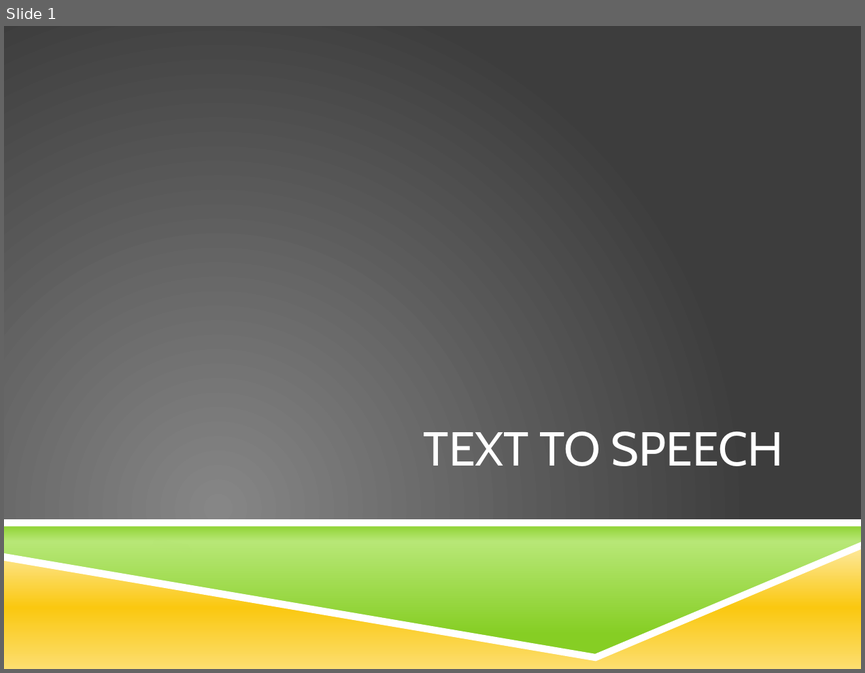
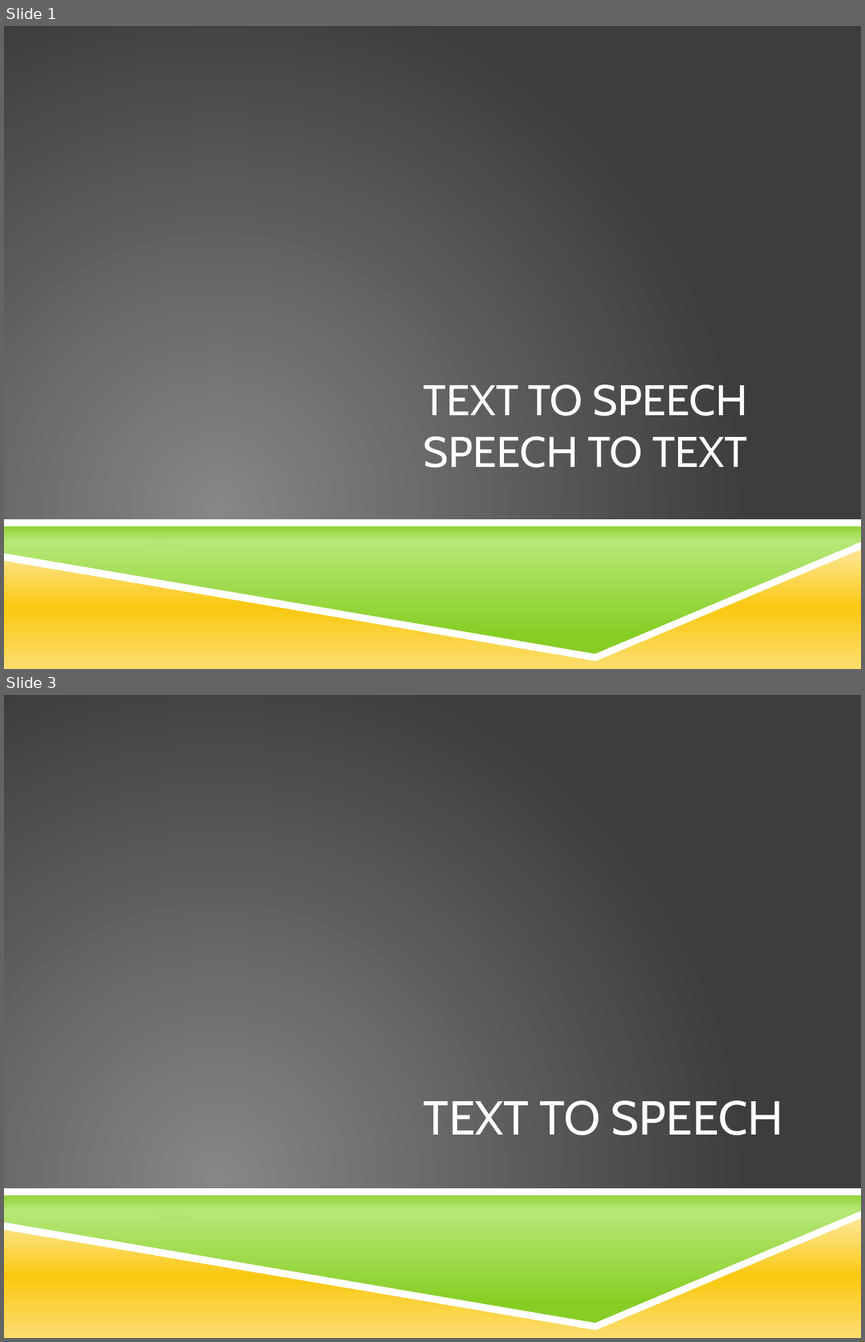
Before and after one commit to JaoColoma/jaocoloma.github.io, a slide deck: presentation.pptx. Shown one above the other, each under a label of ours: slide 1 before the commit, slides 1 and 3 after it; the slides between them are not shown. The pictures are 865x673 and 865x1342 pixels, drawn with LibreOffice and Linux fonts; fonts in the diff are those of the drawing; background and template pictures are left out. Boxes give left, top, right and bottom in pixels: in the first picture for what was removed or moved away, otherwise in the second. Text is boxed around its words. In the diff, an @@ line names an element or a change of style, - is before the commit and + after.

```diff
--- a/presentation.pptx
+++ b/presentation.pptx
@@ slide 1 added at box(4, 26, 861, 669), background picture (left out); not listed: 5 template elements that a slide beside it also shows @@
@@ title added at box(424, 384, 747, 467), 36 pt, text #FFFFFF @@
+TEXT TO SPEECH SPEECH TO TEXT
@@ what was slide 1 is now slide 3 @@
```
Also in this commit, not shown: 1 slide changed, 5 other slides added.
